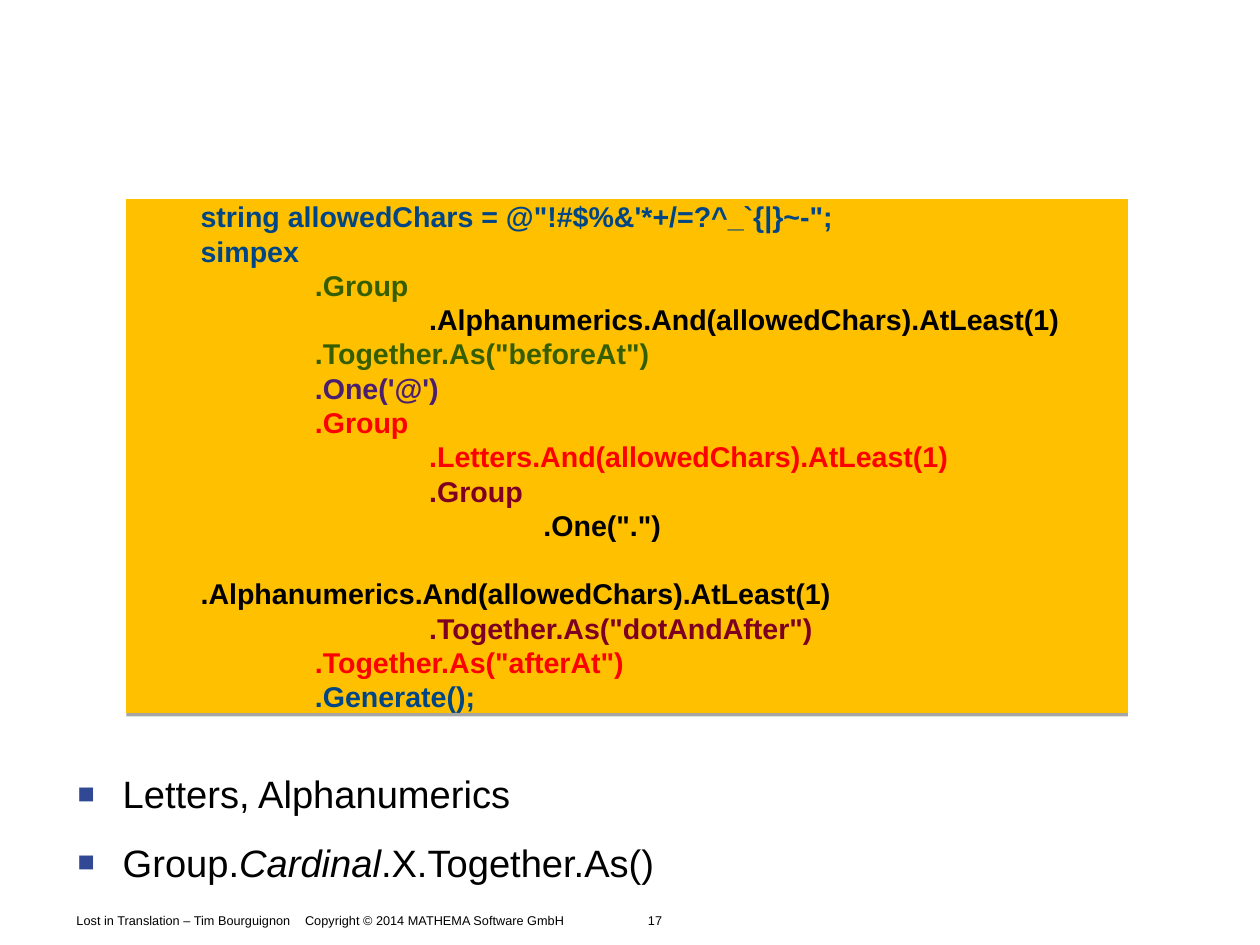
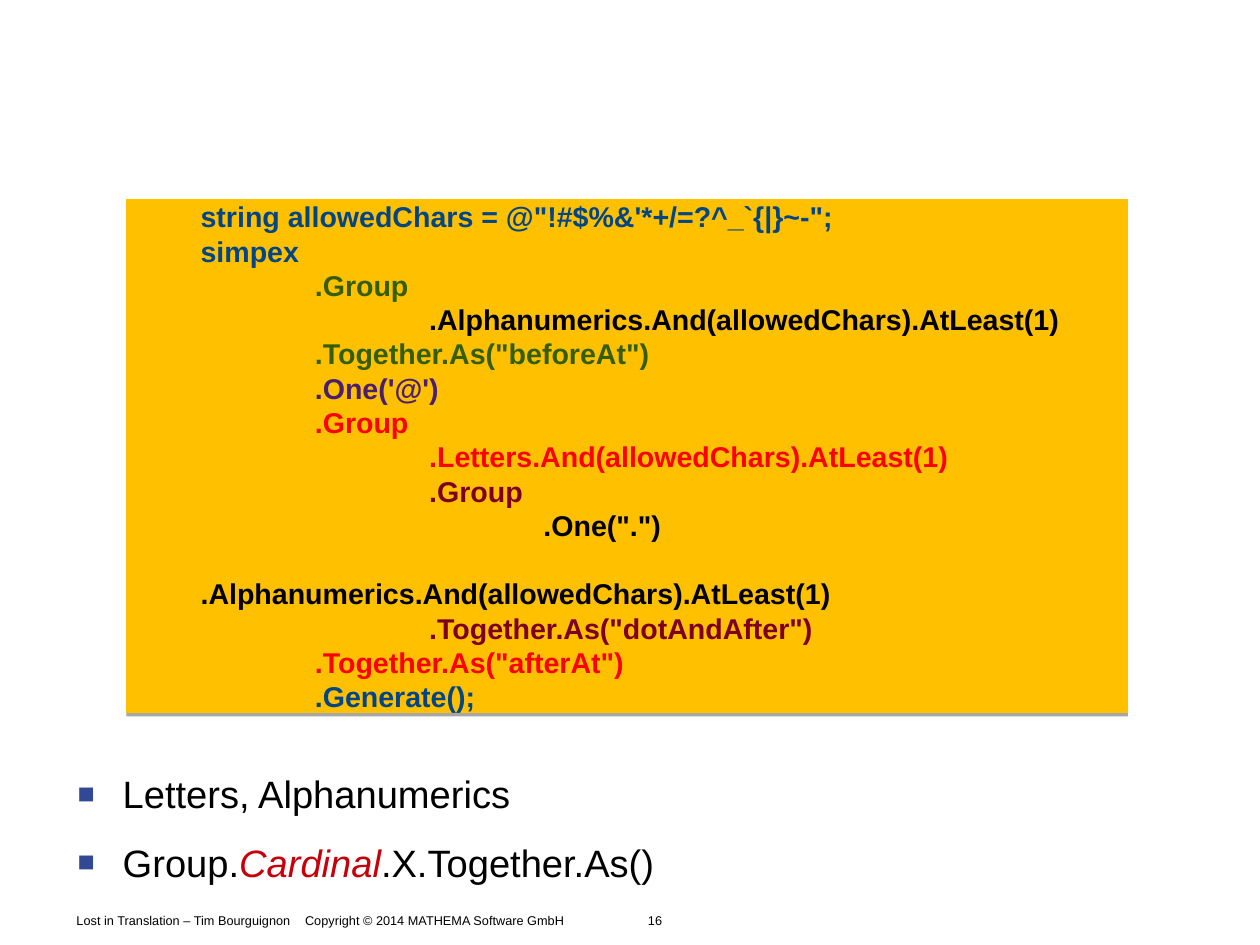
Before and after one commit to Timothep/Talk.LostInTranslation, a slide deck: slide 16 of LostInTranslation.odp (slide 17 before the commit). Drawn at 1260x945 pixels with LibreOffice and Linux fonts; fonts in the diff are those of the drawing; background and template pictures are left out. Boxes give left, top, right and bottom in pixels: in the first picture for what was removed or moved away, otherwise in the second. Text is boxed around its words. In the diff, an @@ line names an element or a change of style, - is before the commit and + after.

```diff
--- a/LostInTranslation.odp
+++ b/LostInTranslation.odp
@@ text at box(123, 849, 654, 885): text colour #000000 to #C5000B in "Group.Cardinal.X.Together.As()" @@
@@ text at box(76, 915, 662, 928): text changed @@
-Lost in Translation – Tim Bourguignon Copyright © 2014 MATHEMA Software GmbH 17
+Lost in Translation – Tim Bourguignon Copyright © 2014 MATHEMA Software GmbH 16
```
Also in this commit, not shown: 9 other slides changed, 1 slide removed, 4 other files.
